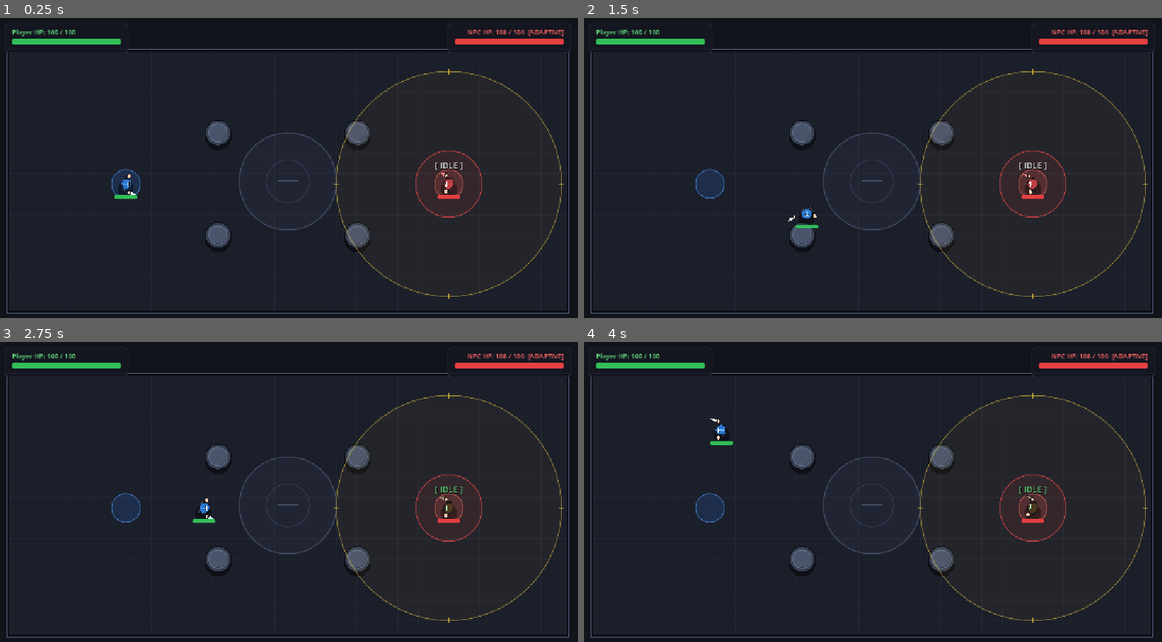
Above: before the commit, frames 1-4 (two rows, left to right).
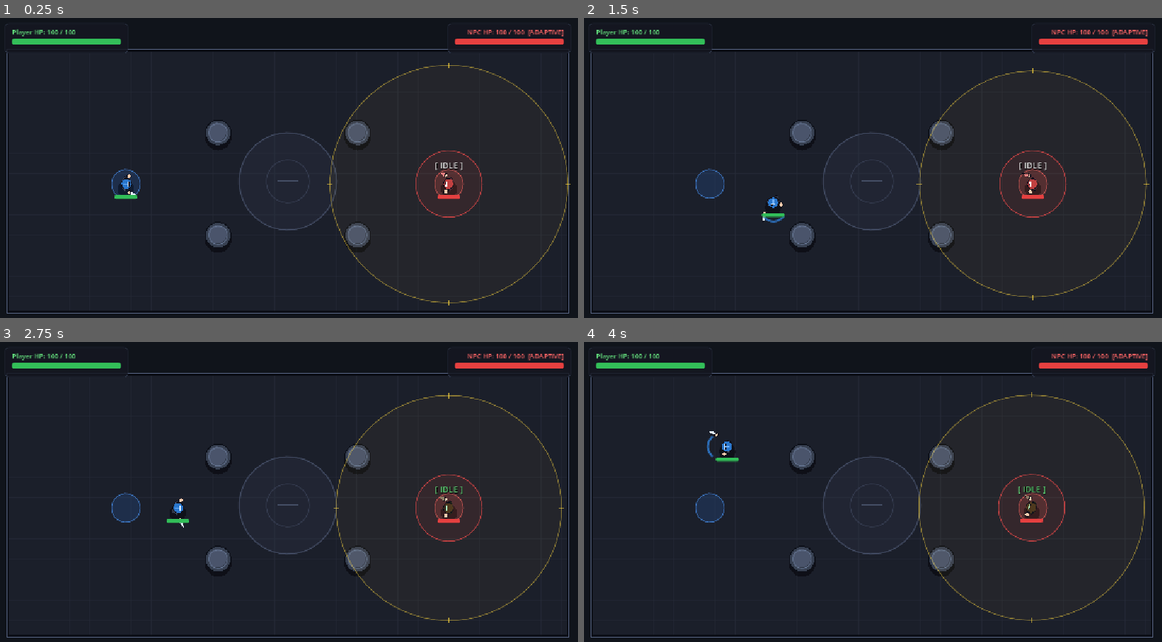
Above: after the commit, the same moments.

Repository: Prats1729/adaptive-npc-ai-FSM
Game: Godot game, scene res://scenes/arena.tscn
Same seed, same stepped clock (60 frames per second), same inputs: the game is played once before the commit and once after it.
Inputs (mouse positions are in pixels of both pictures, inside the frame that each line leads up to):
- Up to frame 1 (0.25 s): no input
- Up to frame 2 (1.5 s): tap Enter (ui_accept) at 0.5, 0.77, 1.07 s; move the mouse to (1000, 165) at 0.52 s; hold Right (ui_right) 0.53-1.28 s; hold Space 0.53-1.28 s; click (1000, 165) at 0.67 s; tap Shift at 0.8, 1.35 s; move the mouse to (751, 198) at 1.27 s; hold Down (ui_down) from 1.28 s (still down); click (751, 198) at 1.42 s
- Up to frame 3 (2.75 s): tap Enter (ui_accept) at 1.52, 1.82, 2.3 s; tap R at 1.55, 2.1 s; move the mouse to (346, 432) at 2.02 s; release Down (ui_down) at 2.03 s; hold Right (ui_right) from 2.03 s (still down); click (346, 432) at 2.17 s
- Up to frame 4 (4 s): move the mouse to (844, 570) at 2.77 s; release Right (ui_right) at 2.78 s; hold Up (ui_up) 2.78-3.53 s; tap Enter (ui_accept) at 2.85, 3.02, 3.32, 3.77 s; click (844, 570) at 2.92 s; tap Space at 3.05 s; move the mouse to (1046, 555) at 3.52 s; hold Left (ui_left) from 3.53 s (still down); hold Space from 3.53 s (still down); click (1046, 555) at 3.67 s; tap Shift at 3.8 s

The runs differ from the first frame. In frame 1, 0.9% of the frame differs, in the area x 56-99%, y 14-96%; in frame 2, 0.9%; in frame 3, 0.2%; in frame 4, 1.4%, in the area x 21-98%, y 16-94%.
Error after the commit: Invalid access to property or key 'current_adaptive_explanation' on a base object of type 'Node (adaptive_logic.gd)'. (res://scripts/enemy_fsm.gd:282)

Commit message:
feat(combat): balance entity movement speeds and add tactical recovery
- Normalize player walk and sprint speeds to prevent unescapable pursuits
- Implement tactical recovery bandaging with capped healing capacity
- Add boundary-aware evasive fleeing to prevent corner trapping
- Synchronize attack ranges and cooldowns for fair melee exchanges

Diff:
--- a/scripts/enemy_fsm.gd
+++ b/scripts/enemy_fsm.gd
@@ -22,12 +22,12 @@
 }
 
 @export_group("FSM Decision Thresholds")
-@export var detection_range: float = 220.0
+@export var detection_range: float = 240.0
 @export var attack_range: float = 65.0
-@export var safe_distance: float = 300.0
+@export var safe_distance: float = 260.0
 @export var flee_health_ratio: float = 0.30 # 30% max health
-@export var attack_damage: int = 12
-@export var attack_cooldown_time: float = 1.0
+@export var attack_damage: int = 14
+@export var attack_cooldown_time: float = 0.70
 
 var current_state: State = State.IDLE
 var enemy: CharacterBody2D = null
@@ -82,19 +82,27 @@
 	emit_telemetry(distance_to_player, health_ratio)
 
 	# Global Transition Rule: Flee when health drops below current flee threshold
+	# Prevent thrashing: If already at a safe distance in IDLE, hold position instead of infinite loop
 	if health_ratio <= flee_health_ratio and current_state != State.FLEE and current_state != State.DEAD:
-		var mode_str = "Adaptive" if (adaptive_logic and adaptive_logic.is_adaptive_enabled) else "Static"
-		change_state(
-			State.FLEE,
-			"Low Health (HP: %d/%d - %.0f%% <= %.0f%% [%s Threshold])" % [
-				enemy.current_health,
-				enemy.max_health,
-				health_ratio * 100.0,
-				flee_health_ratio * 100.0,
-				mode_str
-			]
-		)
-		return
+		var threat_nearby = (current_state == State.ATTACK or current_state == State.CHASE or distance_to_player < safe_distance)
+		if threat_nearby:
+			var reason_text = ""
+			if adaptive_logic and adaptive_logic.is_adaptive_enabled and flee_health_ratio > adaptive_logic.BASE_FLEE_THRESHOLD + 0.02:
+				reason_text = "Adaptive Early Flee: Aggression HIGH (%.2f) -> Threshold raised to %.0f%% (HP: %d/%d)" % [
+					adaptive_logic.player_aggression_score,
+					flee_health_ratio * 100.0,
+					enemy.current_health,
+					enemy.max_health
+				]
+			else:
+				reason_text = "Static Flee: Low Health (HP: %d/%d - %.0f%% <= %.0f%% threshold)" % [
+					enemy.current_health,
+					enemy.max_health,
+					health_ratio * 100.0,
+					flee_health_ratio * 100.0
+				]
+			change_state(State.FLEE, reason_text)
+			return
 
 	# State-specific Execution and Transition Rules
 	match current_state:
@@ -114,6 +122,11 @@
 			enemy.stop_moving()
 
 # --- STATE ACTIONS & TRANSITION LOGIC ---
+
+var heal_tick_timer: float = 0.0
+var total_healed_this_episode: int = 0
+const MAX_HEAL_CAPACITY: int = 24
+var idle_recovery_timer: float = 0.0
 
 func _process_idle_state(distance: float) -> void:
 	if enemy.player:
@@ -121,14 +134,49 @@
 	else:
 		enemy.stop_moving()
 
+	idle_recovery_timer += get_physics_process_delta_time()
+
+	# Tactical Recovery: Heal while maintaining safe perimeter, capped at MAX_HEAL_CAPACITY
+	if enemy.current_health < enemy.max_health and distance >= safe_distance and total_healed_this_episode < MAX_HEAL_CAPACITY:
+		heal_tick_timer += get_physics_process_delta_time()
+		if heal_tick_timer >= 0.4:
+			heal_tick_timer = 0.0
+			var heal_amount = min(4, MAX_HEAL_CAPACITY - total_healed_this_episode)
+			total_healed_this_episode += heal_amount
+			enemy.heal(heal_amount)
+			last_reason = "Tactical Recovery: Safe distance (+8 HP/s | Bandages left: %d HP)" % [MAX_HEAL_CAPACITY - total_healed_this_episode]
+	else:
+		heal_tick_timer = 0.0
+
+	# Transition 1: Player enters detection range
 	if distance <= detection_range:
+		var extra_info = ""
+		if adaptive_logic and adaptive_logic.is_adaptive_enabled and detection_range > adaptive_logic.BASE_DETECTION_RANGE + 4.0:
+			extra_info = " [Adaptive Expansion: %dpx > base %dpx]" % [round(detection_range), round(adaptive_logic.BASE_DETECTION_RANGE)]
+		idle_recovery_timer = 0.0
 		change_state(
 			State.CHASE,
-			"Player entered detection range (Distance: %d px <= %d px)" % [round(distance), round(detection_range)]
+			"Player entered detection range (Distance: %d px <= %d px)%s" % [round(distance), round(detection_range), extra_info]
+		)
+		return
+
+	# Transition 2: Recovery window complete or Idle timeout -> Re-engage! Never stall in IDLE
+	if idle_recovery_timer >= 1.6 and enemy.current_health > int(enemy.max_health * flee_health_ratio):
+		idle_recovery_timer = 0.0
+		change_state(
+			State.CHASE,
+			"Tactical recovery complete; resuming pursuit of target (Distance: %d px)" % round(distance)
 		)
 
 func _process_chase_state(target_pos: Vector2, distance: float) -> void:
-	enemy.move_towards_point(target_pos, enemy.base_speed)
+	# Adaptive Flanking / Strafing: If player is hyper-aggressive, circle slightly instead of running head-first
+	var move_target = target_pos
+	if adaptive_logic and adaptive_logic.is_adaptive_enabled and adaptive_logic.player_aggression_score > 0.55:
+		var dir_to_player = (target_pos - enemy.global_position).normalized()
+		var perp_strafe = Vector2(-dir_to_player.y, dir_to_player.x)
+		move_target = target_pos + perp_strafe * 40.0
+
+	enemy.move_towards_point(move_target, enemy.base_speed)
 
 	if distance <= attack_range:
 		change_state(
@@ -141,9 +189,26 @@
 			"Player escaped detection range (Distance: %d px > %d px)" % [round(distance), round(detection_range * 1.2)]
 		)
 
+func _get_enemy_boundary_avoidance() -> Vector2:
+	if not enemy:
+		return Vector2.ZERO
+	var pos = enemy.global_position
+	var steer = Vector2.ZERO
+	if pos.x < 120.0: steer.x += 1.0
+	elif pos.x > 1030.0: steer.x -= 1.0
+	if pos.y < 120.0: steer.y += 1.0
+	elif pos.y > 530.0: steer.y -= 1.0
+	return steer.normalized()
+
 func _process_attack_state(distance: float) -> void:
 	if enemy.player:
-		enemy.stop_moving(enemy.player.global_position)
+		var dir_to_player = enemy.global_position.direction_to(enemy.player.global_position)
+		if distance > attack_range * 0.8:
+			enemy.move_towards_point(enemy.player.global_position, enemy.base_speed * 0.6)
+		elif distance < attack_range * 0.4:
+			enemy.move_towards_point(enemy.global_position - dir_to_player * 50.0, enemy.base_speed * 0.5)
+		else:
+			enemy.stop_moving(enemy.player.global_position)
 	else:
 		enemy.stop_moving()
 
@@ -154,15 +219,21 @@
 		if enemy.player and enemy.player.has_method("take_damage"):
 			enemy.player.take_damage(attack_damage)
 
-	if distance > attack_range * 1.25:
+	if distance > attack_range * 1.3:
 		change_state(
 			State.CHASE,
-			"Player moved outside attack range (Distance: %d px > %d px)" % [round(distance), round(attack_range * 1.25)]
+			"Player moved outside attack range (Distance: %d px > %d px)" % [round(distance), round(attack_range * 1.3)]
 		)
 
 func _process_flee_state(player_pos: Vector2, distance: float, _health_ratio: float) -> void:
 	var flee_direction = (enemy.global_position - player_pos).normalized()
-	var flee_target = enemy.global_position + flee_direction * 150.0
+	var avoid = _get_enemy_boundary_avoidance()
+
+	var final_flee_dir = flee_direction
+	if avoid != Vector2.ZERO:
+		final_flee_dir = (flee_direction * 0.35 + avoid * 0.85).normalized()
+
+	var flee_target = enemy.global_position + final_flee_dir * 160.0
 	enemy.move_towards_point(flee_target, enemy.flee_speed)
 
 	if distance >= safe_distance:
@@ -205,6 +276,13 @@
 	return Color.WHITE
 
 func emit_telemetry(distance: float, health_ratio: float) -> void:
+	var active_reason = last_reason
+	if adaptive_logic and adaptive_logic.is_adaptive_enabled:
+		if current_state == State.IDLE and detection_range > adaptive_logic.BASE_DETECTION_RANGE + 4.0:
+			active_reason = adaptive_logic.current_adaptive_explanation
+		elif current_state == State.ATTACK and adaptive_logic.player_aggression_score > 0.5:
+			active_reason = adaptive_logic.current_adaptive_explanation
+
 	var data = {
 		"state_name": get_state_name(current_state),
 		"state_color": get_state_color(current_state),
@@ -215,7 +293,7 @@
 		"health_ratio": health_ratio,
 		"attack_cooldown": max(0.0, attack_timer),
 		"is_adaptive": adaptive_logic.is_adaptive_enabled if adaptive_logic else false,
-		"reason": last_reason
+		"reason": active_reason
 	}
 	telemetry_updated.emit(data)
 
@@ -236,6 +314,8 @@
 func reset_fsm() -> void:
 	attack_timer = 0.0
 	current_state = State.IDLE
+	total_healed_this_episode = 0
+	idle_recovery_timer = 0.0
 	last_reason = "FSM reset to initial IDLE state."
 	if adaptive_logic and adaptive_logic.has_method("reset_adaptive_telemetry"):
 		adaptive_logic.reset_adaptive_telemetry()
--- a/scripts/enemy_npc.gd
+++ b/scripts/enemy_npc.gd
@@ -12,8 +12,8 @@
 signal enemy_died()
 
 @export var max_health: int = 100
-@export var base_speed: float = 130.0
-@export var flee_speed: float = 185.0
+@export var base_speed: float = 150.0
+@export var flee_speed: float = 210.0
 
 var current_health: int = 100
 var player: Node2D = null
@@ -86,6 +86,14 @@
 		enemy_died.emit()
 		print("[EnemyNPC] Enemy defeated!")
 
+func heal(amount: int) -> void:
+	if current_health <= 0 or current_health >= max_health:
+		return
+	current_health = min(max_health, current_health + amount)
+	if hp_bar:
+		hp_bar.value = current_health
+	health_changed.emit(current_health, max_health)
+
 func update_visual_state(state_name: String, state_color: Color, _reason: String = "") -> void:
 	if visual and visual.has_method("set_state_tint"):
 		visual.set_state_tint(state_color)
--- a/scripts/player.gd
+++ b/scripts/player.gd
@@ -12,17 +12,22 @@
 signal player_attacked()
 signal player_died()
 
-@export var walk_speed: float = 240.0
-@export var sprint_speed: float = 380.0
+@export var walk_speed: float = 160.0
+@export var sprint_speed: float = 210.0
 @export var max_health: int = 100
-@export var attack_damage: int = 25
+@export var attack_damage: int = 14
 @export var attack_range: float = 65.0
-@export var attack_cooldown_time: float = 0.35
+@export var attack_cooldown_time: float = 0.75
 
 var current_health: int = 100
 var attack_timer: float = 0.0
 var is_alive: bool = true
 var last_facing_dir: Vector2 = Vector2.RIGHT
+
+# Bot Controller Integration
+var is_bot_controlled: bool = false
+var bot_move_dir: Vector2 = Vector2.ZERO
+var bot_wants_sprint: bool = false
 
 @onready var hp_bar: ProgressBar = $ProgressBar if has_node("ProgressBar") else null
 @onready var visual: Node2D = $HumanoidVisual if has_node("HumanoidVisual") else null
@@ -48,25 +53,29 @@
 	if attack_timer > 0.0:
 		attack_timer -= delta
 
-	# Handle Attack input (Spacebar, UI Accept, or Left Mouse Click)
-	if Input.is_action_just_pressed("ui_accept") or Input.is_key_pressed(KEY_SPACE) or Input.is_mouse_button_pressed(MOUSE_BUTTON_LEFT):
-		perform_attack()
+	# Handle Attack & Movement based on Bot vs Manual control
+	var direction = Vector2.ZERO
+	var speed = walk_speed
 
-	# Handle Movement Input (supports both Arrow Keys and WASD)
-	var input_vector = Vector2.ZERO
-	if Input.is_action_pressed("ui_right") or Input.is_key_pressed(KEY_D) or Input.is_key_pressed(KEY_RIGHT):
-		input_vector.x += 1.0
-	if Input.is_action_pressed("ui_left") or Input.is_key_pressed(KEY_A) or Input.is_key_pressed(KEY_LEFT):
-		input_vector.x -= 1.0
-	if Input.is_action_pressed("ui_down") or Input.is_key_pressed(KEY_S) or Input.is_key_pressed(KEY_DOWN):
-		input_vector.y += 1.0
-	if Input.is_action_pressed("ui_up") or Input.is_key_pressed(KEY_W) or Input.is_key_pressed(KEY_UP):
-		input_vector.y -= 1.0
+	if is_bot_controlled:
+		direction = bot_move_dir.normalized()
+		speed = sprint_speed if bot_wants_sprint else walk_speed
+	else:
+		if Input.is_action_just_pressed("ui_accept") or Input.is_key_pressed(KEY_SPACE) or Input.is_mouse_button_pressed(MOUSE_BUTTON_LEFT):
+			perform_attack()
 
-	var direction = input_vector.normalized()
-
-	# Sprint check (Shift key)
-	var speed = sprint_speed if (Input.is_key_pressed(KEY_SHIFT)) else walk_speed
+		# Handle Movement Input (supports both Arrow Keys and WASD)
+		var input_vector = Vector2.ZERO
+		if Input.is_action_pressed("ui_right") or Input.is_key_pressed(KEY_D) or Input.is_key_pressed(KEY_RIGHT):
+			input_vector.x += 1.0
+		if Input.is_action_pressed("ui_left") or Input.is_key_pressed(KEY_A) or Input.is_key_pressed(KEY_LEFT):
+			input_vector.x -= 1.0
+		if Input.is_action_pressed("ui_down") or Input.is_key_pressed(KEY_S) or Input.is_key_pressed(KEY_DOWN):
+			input_vector.y += 1.0
+		if Input.is_action_pressed("ui_up") or Input.is_key_pressed(KEY_W) or Input.is_key_pressed(KEY_UP):
+			input_vector.y -= 1.0
+		direction = input_vector.normalized()
+		speed = sprint_speed if (Input.is_key_pressed(KEY_SHIFT)) else walk_speed
 
 	# Apply velocity & update humanoid facing
 	if direction != Vector2.ZERO:
